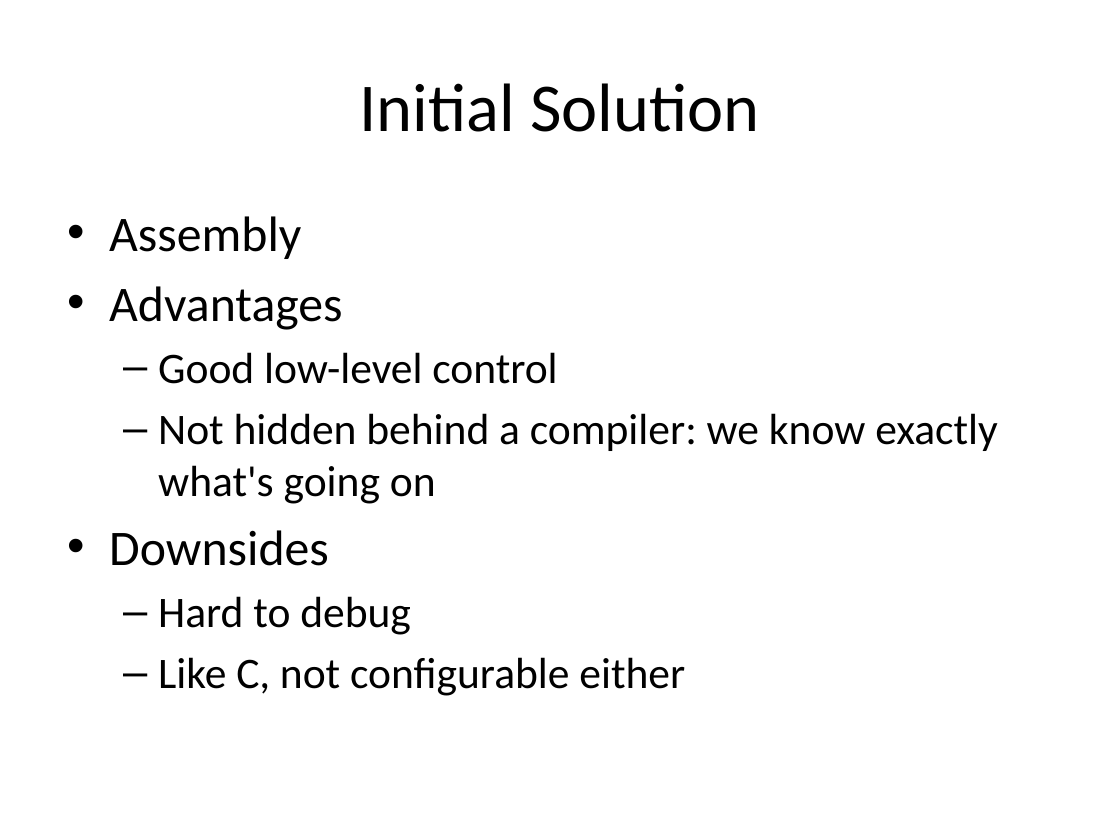
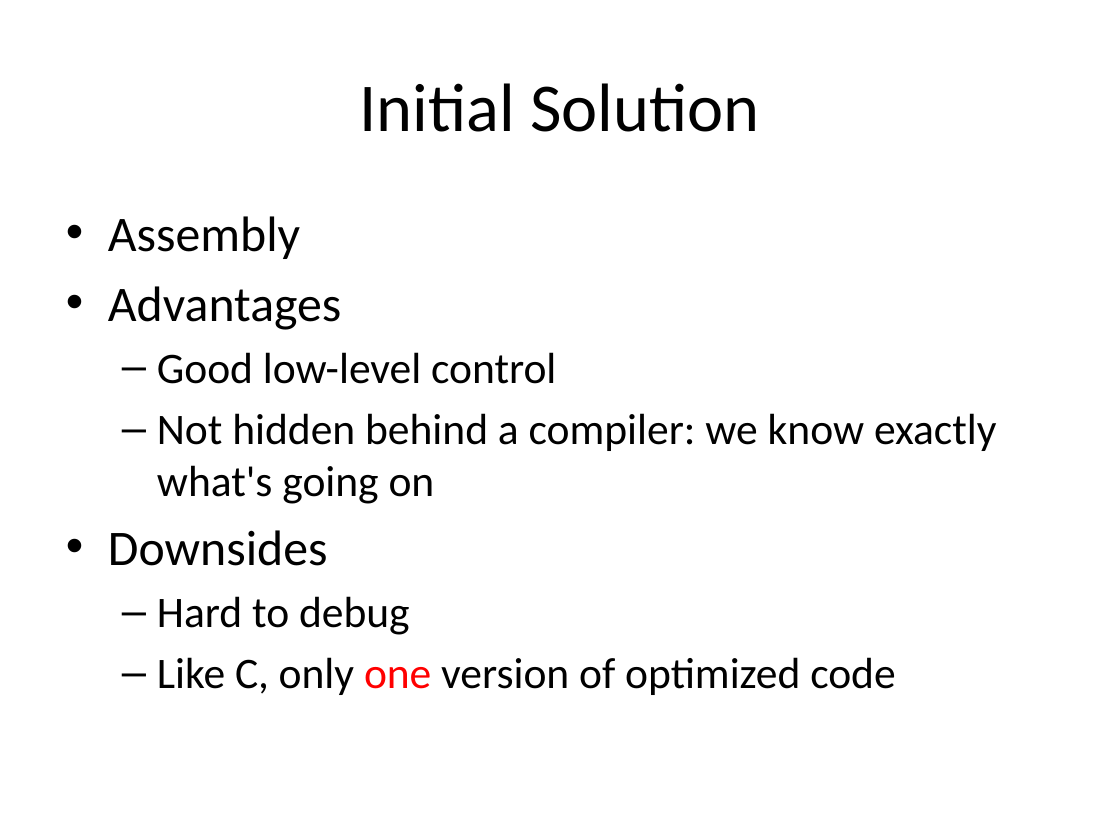
Before and after one commit to sahandKashani/CUDA-multiprecision-arithmetic-code-generator, a slide deck: slide 7 of report/Presentation.pptx. Drawn at 1120x840 pixels with LibreOffice and Linux fonts; fonts in the diff are those of the drawing. Boxes give left, top, right and bottom in pixels: in the first picture for what was removed or moved away, otherwise in the second. Text is boxed around its words. In the diff, an @@ line names an element or a change of style, - is before the commit and + after.

```diff
--- a/report/Presentation.pptx
+++ b/report/Presentation.pptx
@@ text at bbox=[157, 657, 895, 695]: text changed @@
-  – Like C, not configurable either
+  – Like C, only one version of optimized code
```
Also in this commit, not shown: 2 other slides changed, 1 slide added, 7 other files.
